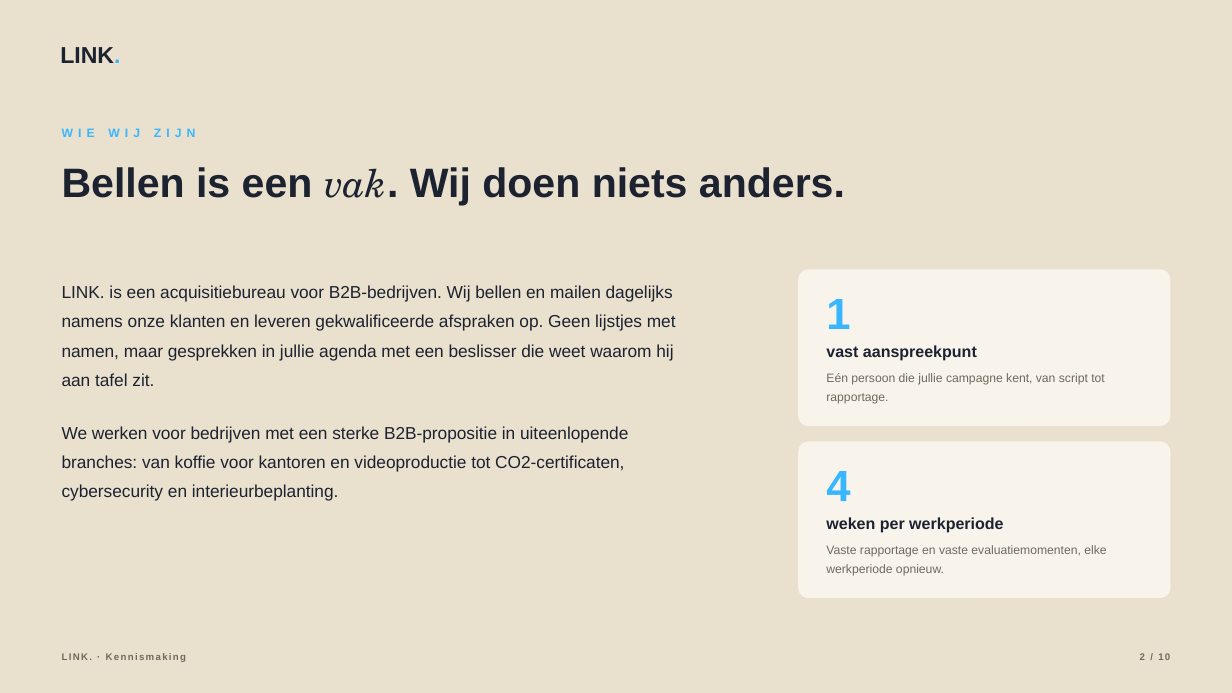
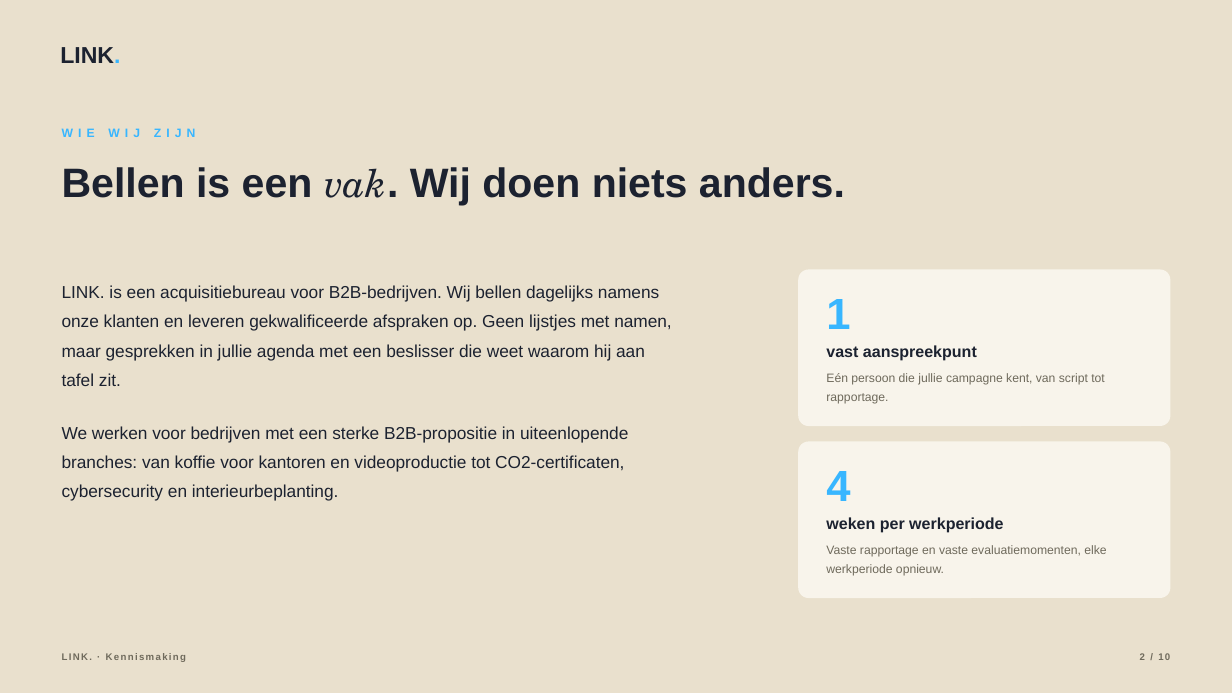
Before and after one commit to hens-lang/Test, a slide deck: slide 2 of output/LINK. kennismaking.pptx. Drawn at 1232x693 pixels with LibreOffice and Linux fonts; fonts in the diff are those of the drawing. Boxes give left, top, right and bottom in pixels: in the first picture for what was removed or moved away, otherwise in the second. Text is boxed around its words. In the diff, an @@ line names an element or a change of style, - is before the commit and + after.

```diff
--- a/output/LINK. kennismaking.pptx
+++ b/output/LINK. kennismaking.pptx
@@ text at (62, 285, 671, 386): text changed @@
-LINK. is een acquisitiebureau voor B2B-bedrijven. Wij bellen en mailen dagelijks namens onze klanten en leveren gekwalificeerde afspraken op. Geen lijstjes met namen, maar gesprekken in jullie agenda met een beslisser die weet waarom hij aan tafel zit.
+LINK. is een acquisitiebureau voor B2B-bedrijven. Wij bellen dagelijks namens onze klanten en leveren gekwalificeerde afspraken op. Geen lijstjes met namen, maar gesprekken in jullie agenda met een beslisser die weet waarom hij aan tafel zit.
```
Also in this commit, not shown: 6 other slides changed, 17 other files.
